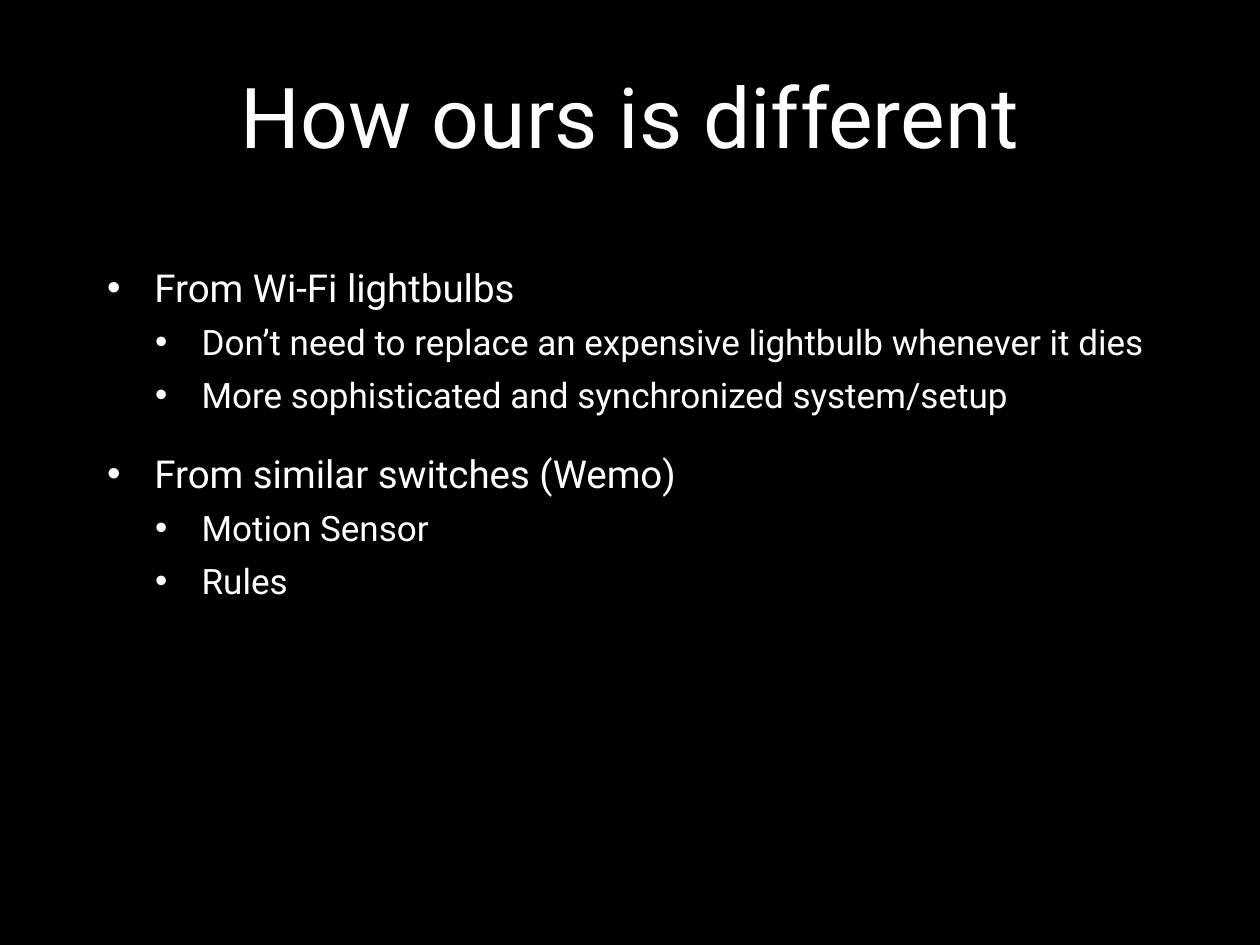
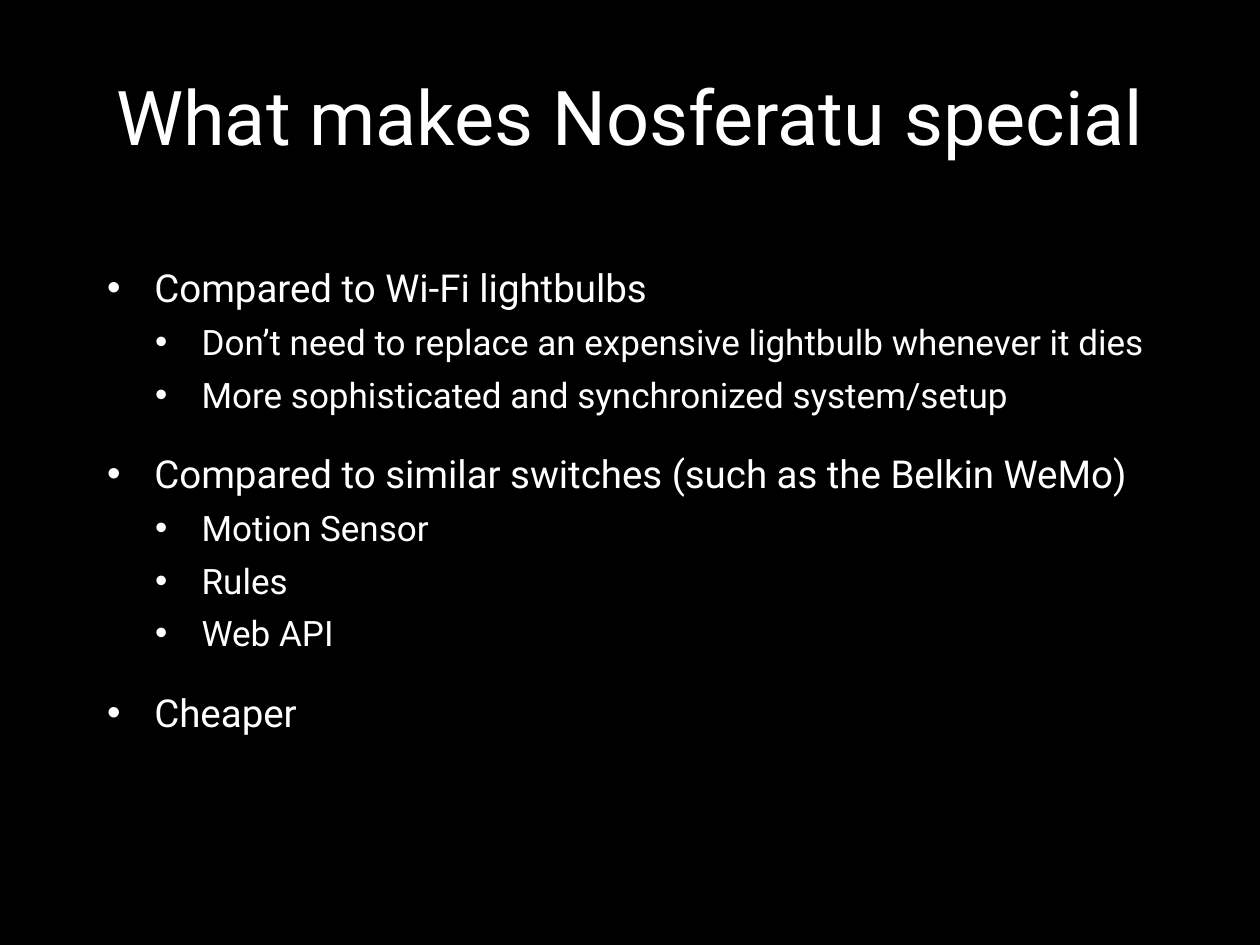
Before and after one commit to cojoigo/Capstone, a slide deck: slide 9 of Presentation.pptx. Drawn at 1260x945 pixels with LibreOffice and Linux fonts; fonts in the diff are those of the drawing; background and template pictures are left out. Boxes give left, top, right and bottom in pixels: in the first picture for what was removed or moved away, otherwise in the second. Text is boxed around its words. In the diff, an @@ line names an element or a change of style, - is before the commit and + after.

```diff
--- a/Presentation.pptx
+++ b/Presentation.pptx
@@ title at (116, 87, 1143, 161): text changed; size 48 to 43.2 pt @@
-How ours is different
+What makes Nosferatu special
@@ text at (154, 273, 646, 310): text changed @@
-• From Wi-Fi lightbulbs
+• Compared to Wi-Fi lightbulbs
@@ text at (154, 457, 1127, 497): text changed @@
-• From similar switches (Wemo)
+• Compared to similar switches (such as the Belkin WeMo)
@@ text at (154, 619, 333, 735): paragraphs added @@
+  • Web API
+• Cheaper
```
Also in this commit, not shown: 2 other slides changed, 1 slide added.
